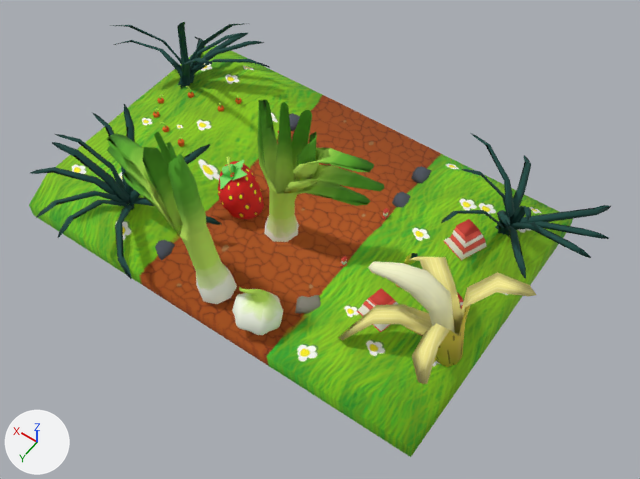
Renders of the FBX model Assets/Meshes/Mesh_opérationnel/D_block_05.FBX from each side of a commit.
The view is the same before and after, from a 50 mm lens placed at (-6.91, 8.97, 13.54), pointed at (-0.63, 0.18, -0.26). The lights are fixed; the arrows at lower left show +X, +Y and +Z. Where no turn or scale is listed for an object, it has been applied to the vertices. Vertices at the same position are counted once.

Names of what the first picture shows: 'sol'.
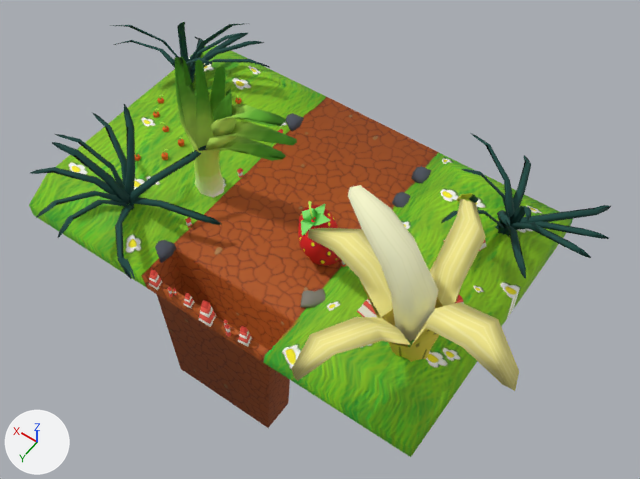
Location of each change, [x1, y1, x2, y2] in pixels of the pictures (640 x 479 px; the box of a moved part takes in the faces that stretch with it):
part 1 of me_mesh, moved or reshaped
    before: [284, 164, 384, 193]
    after: [205, 121, 297, 149]
part 2 of me_mesh, moved or reshaped
    before: [293, 148, 374, 181]
    after: [211, 104, 286, 137]
part 3 of me_mesh, moved or reshaped
    before: [257, 100, 370, 242]
    after: [174, 57, 286, 198]
part 4 of me_mesh, moved or reshaped
    before: [292, 110, 312, 181]
    after: [210, 66, 226, 123]
part 5 of me_mesh, moved or reshaped
    before: [275, 102, 294, 193]
    after: [195, 59, 214, 148]
part 6 of me_mesh, moved or reshaped
    before: [294, 132, 317, 192]
    after: [207, 88, 233, 150]
part 7 of me_mesh, moved or reshaped
    before: [218, 161, 264, 220]
    after: [298, 205, 340, 266]
part 8 of me_mesh, moved or reshaped
    before: [227, 157, 233, 176]
    after: [308, 201, 315, 221]
part 9 of me_mesh, moved or reshaped
    before: [222, 164, 236, 177]
    after: [302, 208, 317, 222]
part 10 of me_mesh, moved or reshaped
    before: [220, 174, 234, 189]
    after: [301, 219, 317, 235]
part 11 of me_mesh, moved or reshaped
    before: [231, 168, 247, 180]
    after: [314, 213, 330, 226]
part 12 of me_mesh, moved or reshaped
    before: [234, 160, 244, 169]
    after: [315, 204, 326, 214]
part 13 of me_mesh, moved or reshaped
    before: [120, 257, 131, 276]
    after: [124, 259, 135, 279]
part 14 of me_mesh, moved or reshaped
    before: [295, 295, 320, 314]
    after: [300, 289, 326, 308]
part 15 of me_mesh, added
    after: [225, 324, 231, 337]
part 16 of me_mesh, moved or reshaped
    before: [368, 261, 454, 332]
    after: [348, 185, 438, 341]
part 17 of me_mesh, added (yellow)
    after: [292, 193, 519, 391]
part 18 of me_mesh, deleted
    before: [232, 287, 283, 335]
part 19 of me_mesh, deleted (green)
    before: [107, 146, 237, 304]
part 20 of me_mesh, deleted (green)
    before: [107, 133, 183, 233]
part 21 of me_mesh, deleted
    before: [154, 132, 172, 166]
part 22 of me_mesh, deleted
    before: [167, 142, 177, 160]
part 23 of me_mesh, moved or reshaped
    before: [338, 253, 536, 384]
    after: [141, 96, 442, 428]
part 24 of me_mesh, recoloured
    both: [32, 49, 571, 447]

Patch to the scene script:
```diff
--- a/Assets/Meshes/Mesh_opérationnel/D_block_05.FBX.py
+++ b/Assets/Meshes/Mesh_opérationnel/D_block_05.FBX.py
@@ mat_blinn1 @@
+mat_blinn1 = bpy.data.materials.new('blinn1')
+# uses the picture img_sol_2_normal_tga
+# uses the picture img_sol_2_v2_png
@@ me_mesh @@
-me_mesh.from_pydata(...)  # 3028 vertices, 5101 faces; spans x -5.43..5.94, y -3.51..3.8, z -0.34..3.7
+me_mesh.from_pydata(...)  # 2649 vertices, 4362 faces; spans x -5.63..5.94, y -3.51..3.8, z -3.47..3.39
+# me_mesh part 1: the loose piece of 41 vertices spanning x -2.03..-0.23, y 0.16..0.81, z 1.42..2.26 is moved by (1.84, 0.0, 0.0)
+# me_mesh part 2: the loose piece of 42 vertices spanning x -1.8..-0.43, y 0.16..0.81, z 1.86..2.67 is moved by (1.84, 0.0, 0.0)
+# me_mesh part 3: the loose piece of 105 vertices spanning x -1.78..0.39, y 0.2..0.91, z -0.24..3.39 is moved by (1.84, 0.0, 0.0)
+# me_mesh part 4: the loose piece of 25 vertices spanning x -0.6..0.02, y 0.28..0.59, z 1.17..3.28 is moved by (1.84, 0.0, 0.0)
+# me_mesh part 5: the loose piece of 25 vertices spanning x -0.32..0.03, y 0.42..0.78, z 1.2..3.35 is moved by (1.84, 0.0, 0.0)
+# me_mesh part 6: the loose piece of 35 vertices spanning x -0.79..-0.15, y 0.29..0.76, z 1.29..2.97 is moved by (1.84, 0.0, 0.0)
+# me_mesh part 7: the loose piece of 62 vertices spanning x 0.6..1.57, y 0.04..1.1, z -0.27..0.88 is moved by (-1.93, 0.0, 0.0)
+# me_mesh part 8: the loose piece of 36 vertices spanning x 1.07..1.38, y 0.41..0.61, z 0.72..1.1 is moved by (-1.93, 0.0, 0.0)
+# me_mesh part 9: the loose piece of 10 vertices spanning x 1.12..1.49, y 0.39..0.67, z 0.75..0.89 is moved by (-1.93, 0.0, 0.0)
+# me_mesh part 10: the loose piece of 10 vertices spanning x 1.07..1.34, y 0.54..0.95, z 0.76..0.89 is moved by (-1.93, 0.0, 0.0)
+# me_mesh part 11: the loose piece of 10 vertices spanning x 0.82..1.19, y 0.46..0.73, z 0.79..1.01 is moved by (-1.93, 0.0, 0.0)
+# me_mesh part 12: the loose piece of 10 vertices spanning x 1.04..1.3, y 0.18..0.59, z 0.79..0.97 is moved by (-1.93, 0.0, 0.0)
+# me_mesh part 13: the loose piece of 3 vertices spanning x 1.16..1.57, y 3.22..3.43, z 0.65..0.8 is moved by (-0.09, 0.0, 0.0)
+# me_mesh part 14: the loose piece of 18 vertices spanning x -1.72..-1.22, y 1.43..2.01, z -0.01..0.16 is moved by (0.0, -0.16, 0.0)
+# me_mesh part 15: the loose piece of 12 vertices spanning x -1.52..-1.42, y 0.5..0.63, z -0.05..0.19 is copied, and the copy is scaled about its middle by (0.925, 0.574, 1.27), then moved by (0.81, 2.47, 0.04), in mat_blinn2 (picture img_atlasbase_tga_001); it spans x -0.71..-0.61, y 3.0..3.08, z -0.05..0.26
+# me_mesh part 16: the loose piece of 41 vertices spanning x -4.18..-2.62, y 0.99..1.68, z 0.74..2.11 is multiplied about its middle by the matrix ((1.057, 0.997, -0.221), (-0.891, 1.056, 0.502), (0.499, -0.227, 1.364)), then moved by (0.42, 0.03, 0.66), in mat_material__25_002 (picture img_atlasbase_tga)
+# me_mesh part 17: a new loose piece of 82 vertices spanning x -5.63..-0.9, y -0.83..3.74, z 0.05..2.75, in mat_material__25_002 (picture img_atlasbase_tga)
+# me_mesh part 18: the loose piece of 199 vertices spanning x -1.38..-0.5, y 2.04..2.98, z -0.03..0.95 is deleted
+# me_mesh part 19: the loose piece of 145 vertices spanning x -0.29..2.38, y 2.09..2.83, z 0.04..3.7 is deleted
+# me_mesh part 20: the loose piece of 77 vertices spanning x 0.41..2.2, y 2.17..2.77, z 1.55..3.17 is deleted
+# me_mesh part 21: the loose piece of 25 vertices spanning x 0.25..1.06, y 2.23..2.51, z 1.44..3.52 is deleted
+# me_mesh part 22: the loose piece of 25 vertices spanning x 0.25..0.68, y 2.37..2.7, z 1.46..3.63 is deleted
+# me_mesh part 23: 82 vertices removed from x -5.09..-2.44, y 0.17..2.7, z 0.2..2.16; 80 vertices added at x -1.47..1.47, y 2.08..3.11, z -3.47..0.41
+# me_mesh part 24: 40 faces spanning x -4.5..4.5, y -3.0..3.0, z -0.34..0.34 switch from mat_material__26 (picture img_sol_2_v2_png) to mat_blinn1
 me_mesh.materials.append(mat_material__25)
@@ me_mesh @@
 me_mesh.materials.append(mat_lardonlambert3sg)
+me_mesh.materials.append(mat_blinn2)  # picture img_atlasbase_tga_001
+me_mesh.materials.append(mat_material__25_002)  # picture img_atlasbase_tga
```
